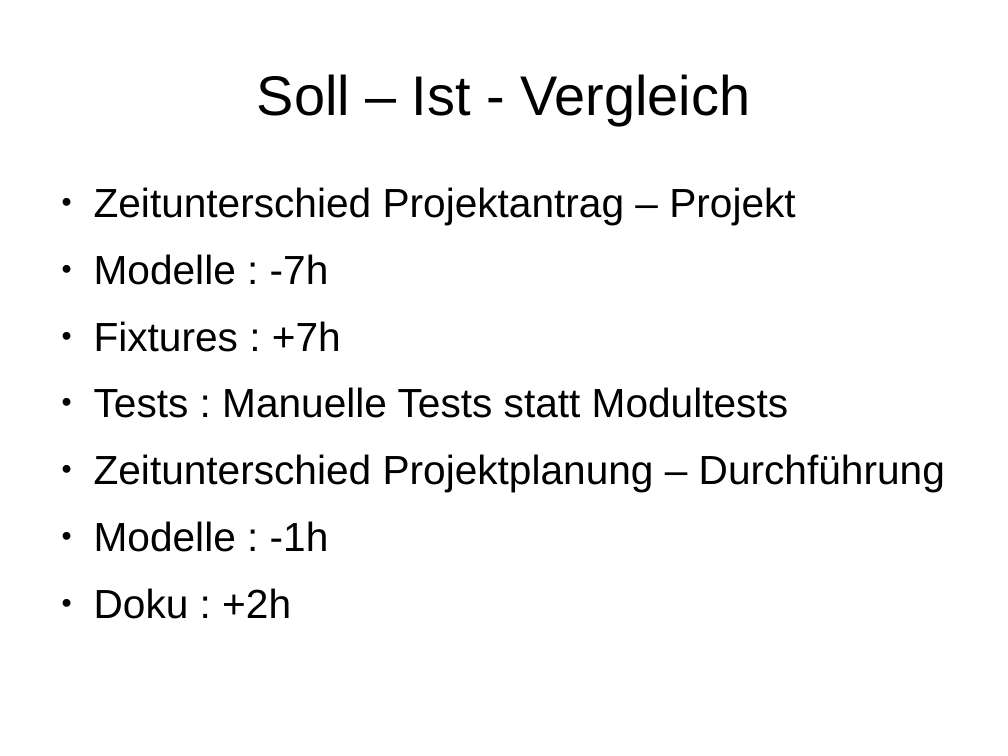
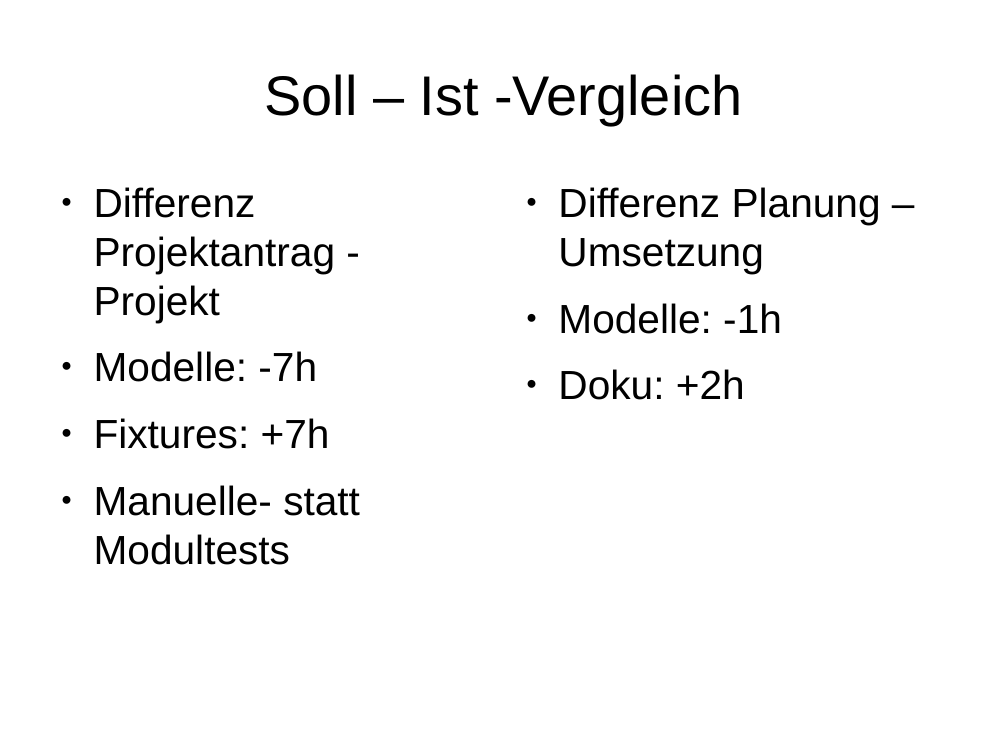
Before and after one commit to janhelmle/weiterbildung_fachinformatiker_ihk_projektantrag, a slide deck: slide 14 of praesentation/presentation_v1.odp. Drawn at 1008x756 pixels with LibreOffice and Linux fonts; fonts in the diff are those of the drawing. Boxes give left, top, right and bottom in pixels: in the first picture for what was removed or moved away, otherwise in the second. Text is boxed around its words. In the diff, an @@ line names an element or a change of style, - is before the commit and + after.

Commit message:
Progress

```diff
--- a/praesentation/presentation_v1.odp
+++ b/praesentation/presentation_v1.odp
@@ title at [265,74,742,125]: spaces changed @@
-Soll – Ist - Vergleich
+Soll – Ist -Vergleich
@@ text at [94,187,360,565]: text changed @@
-● Zeitunterschied Projektantrag – Projekt
-● Modelle : -7h
-● Fixtures : +7h
-● Tests : Manuelle Tests statt Modultests
-● Zeitunterschied Projektplanung – Durchführung
-● Modelle : -1h
-● Doku : +2h
+● Differenz Projektantrag - Projekt
+● Modelle: -7h
+● Fixtures: +7h
+● Manuelle- statt Modultests
@@ text added at [558,187,881,400], 32 pt, text #000000 @@
+● Differenz Planung – Umsetzung
+● Modelle: -1h
+● Doku: +2h
```
Also in this commit, not shown: 1 slide added, 1 slide removed.
